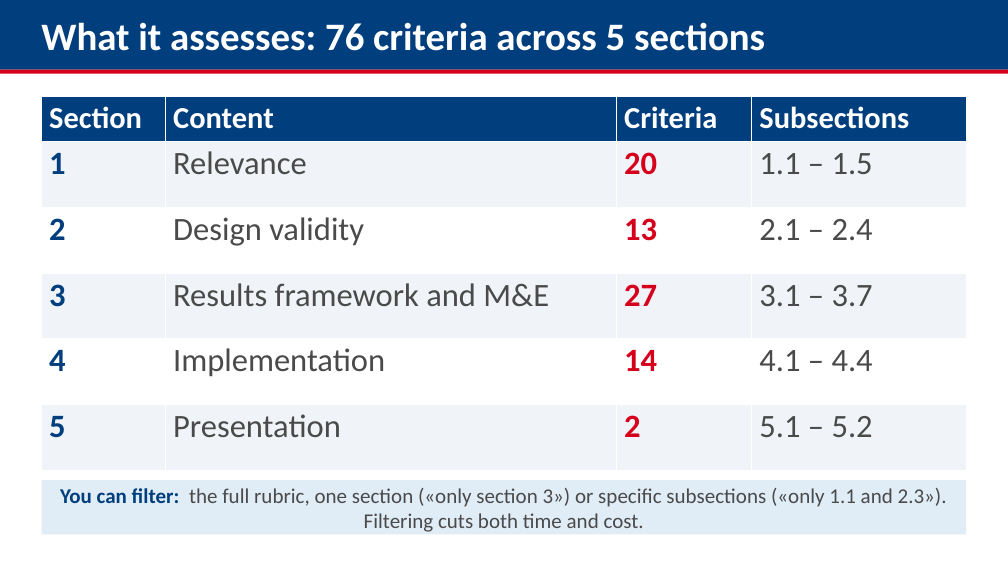
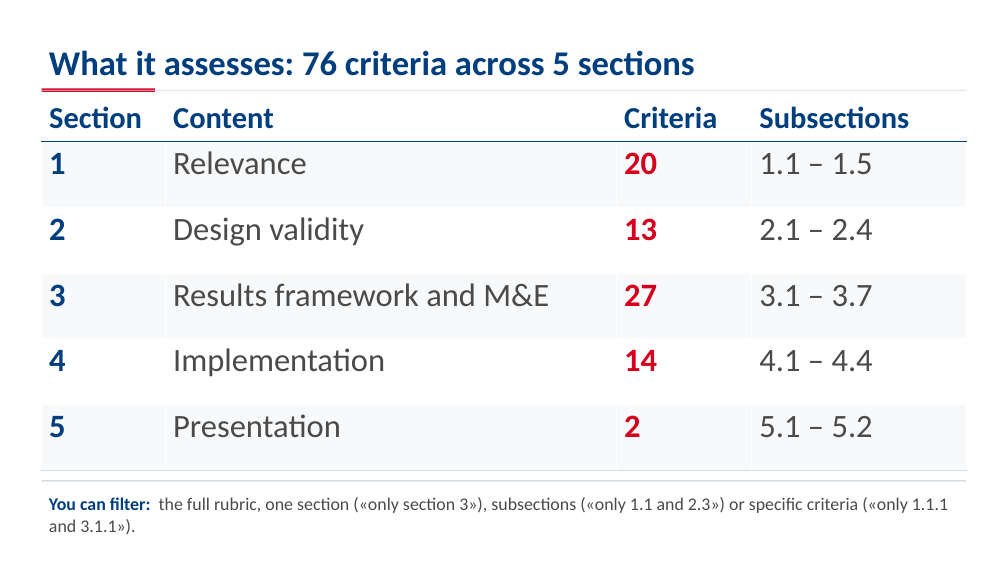
Before and after one commit to aevpsnow6-oss/deploy, a slide deck: slide 10 of presentation/capacitacion_appraisal/ILO_Appraisal_GPT_Training_Ahmed_EN.pptx (slide 7 before the commit). Drawn at 1008x567 pixels with LibreOffice and Linux fonts; fonts in the diff are those of the drawing. Boxes give left, top, right and bottom in pixels: in the first picture for what was removed or moved away, otherwise in the second. Text is boxed around its words. In the diff, an @@ line names an element or a change of style, - is before the commit and + after.

```diff
--- a/presentation/capacitacion_appraisal/ILO_Appraisal_GPT_Training_Ahmed_EN.pptx
+++ b/presentation/capacitacion_appraisal/ILO_Appraisal_GPT_Training_Ahmed_EN.pptx
@@ rectangle removed at <box>0,0,1008,70</box> @@
@@ text "What it assesses: 76 criteria ...": place and size @@
-text "What it assesses: 76 criteria ..." at <box>41,22,765,51</box>
+text "What it assesses: 76 criteria ..." at <box>49,50,695,76</box>
@@ text "What it assesses: 76 criteria ..." at <box>49,50,695,76</box>: size 37 to 33 pt, text colour #FFFFFF to #003E7E @@
@@ rectangle added at <box>42,88,155,91</box>, fill #D6001C @@
@@ table at <box>42,97,966,470</box> @@
@@ fill #003E7E to #FFFFFF in row 1 @@
@@ fill #F0F4F8 to #F7F9FB in 12 cells @@
@@ text colour #FFFFFF to #003E7E in "Section", "Content", "Criteria", "Subsections" @@
@@ borders changed @@
@@ rectangle: place and size @@
-rectangle at <box>0,70,1008,74</box>
+rectangle at <box>42,90,966,91</box>
@@ rectangle at <box>42,90,966,91</box>: fill #D6001C to #D6DCE3 @@
@@ text "You can filter: the full ...": place and size @@
-text "You can filter: the full ..." at <box>42,480,966,535</box>
+text "You can filter: the full ..." at <box>49,497,948,534</box>
@@ text "You can filter: the full ..." at <box>49,497,948,534</box>: vertical alignment middle to top; fill #E0ECF6 to none @@
@@ rectangle added at <box>42,480,966,482</box>, fill #D6DCE3 @@
@@ text at <box>49,497,948,534</box>: text changed; size 20 to 17 pt @@
-You can filter: the full rubric, one section («only section 3») or specific subsections («only 1.1 and 2.3»). Filtering cuts both time and cost.
+You can filter: the full rubric, one section («only section 3»), subsections («only 1.1 and 2.3») or specific criteria («only 1.1.1 and 3.1.1»).
```
Also in this commit, not shown: 26 other slides changed, 6 slides added, 5 other files.
